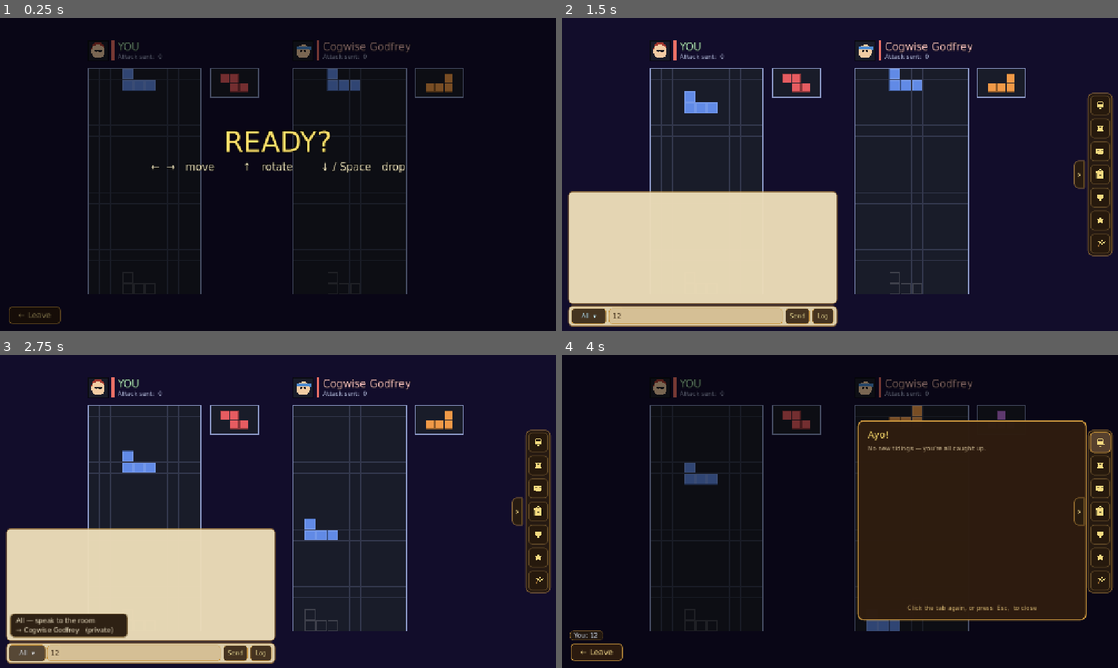
Above: before the commit, frames 1-4 (two rows, left to right).
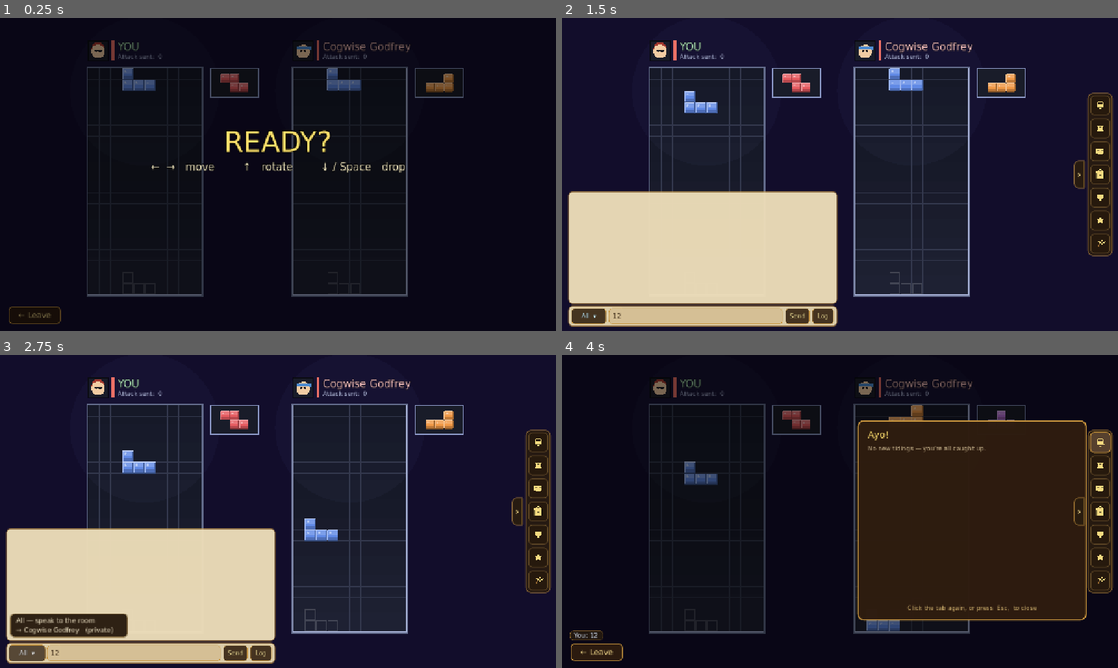
Above: after the commit, the same moments.

Repository: TairoyZone/shivaliva-shanty
Game: Godot game, scene res://puzzles/skirmish/skirmish_duel.tscn
Two runs of this game, one before a commit and one after it. Both use one fixed random seed, a clock stepped at 60 frames per second and the inputs below. This scene is started directly instead of the project's main scene.
Inputs (mouse positions are in pixels of both pictures, inside the frame that each line leads up to):
- Up to frame 1 (0.25 s): no input
- Up to frame 2 (1.5 s): tap Enter (ui_accept) at 0.5, 0.77, 1.07 s; move the mouse to (962, 158) at 0.52 s; hold D (move_right) 0.53-1.25 s; hold E (interact) 0.53-1.25 s; click (962, 158) at 0.67 s; click (695, 315) at 1.27 s; type "12" at 1.35 s
- Up to frame 3 (2.75 s): click "All ▾" at 2 s
- Up to frame 4 (4 s): click "Send" at 2.75 s; click "0" at 3.5 s

The runs differ from the first frame. In frame 1, 1.8% of the frame differs, in the area x 15-82%, y 15-90%; in frame 2, 1.8%; in frame 3, 1.9%; in frame 4, 1.8%.

Commit message:
polish(skirmish): glossy gem blocks + iron garbage + lit arena well + steel frame
Visual glow-up to match the mining/lumberjacking/gem-drop passes. Blocks get a beveled-gem look (top sheen / bottom shade / raised bevel / specular shine) via a shared _draw_block helper (cells AND next preview). Garbage is matte riveted iron with rivets + crack-X (inert reads apart from playable tiles; ripens warm). Field is a deep arena WELL (gradient + overhead light); frame is a steel border OUTSIDE the tiles.

Co-Authored-By: Claude Opus 4.8 (1M context) <noreply@anthropic.com>

Diff:
--- a/puzzles/skirmish/board/board.gd
+++ b/puzzles/skirmish/board/board.gd
@@ -59,6 +59,8 @@
 	Color(0.94, 0.60, 0.28),  # L orange
 ]
 const COLOR_EMPTY : Color = Color(0.10, 0.11, 0.16, 1.0)
+const COLOR_WELL_TOP : Color = Color(0.07, 0.08, 0.13, 1.0)   # deep arena pit (top)
+const COLOR_WELL_BOT : Color = Color(0.12, 0.13, 0.20, 1.0)   # lifted toward the floor
 const COLOR_GRID : Color = Color(0.20, 0.22, 0.30, 1.0)
 const COLOR_FRAME : Color = Color(0.55, 0.60, 0.78, 1.0)
 const COLOR_GHOST : Color = Color(1.0, 1.0, 1.0, 0.16)
@@ -955,9 +957,15 @@
 
 	var w : float = COLS * CELL
 	var h : float = ROWS * CELL
-	# Field background + frame.
-	draw_rect(Rect2(0, 0, w, h), COLOR_EMPTY, true)
-	# Grid lines.
+	# Field WELL — a deep arena pit: a subtle vertical gradient + a soft overhead
+	# light pooled at the top, so the glossy blocks pop against it (Skirmish glow-up).
+	var bands : int = 12
+	for i in bands:
+		var bt : float = float(i) / float(bands - 1)
+		draw_rect(Rect2(0, h * float(i) / float(bands), w, h / float(bands) + 1.0),
+			COLOR_WELL_TOP.lerp(COLOR_WELL_BOT, bt))
+	draw_circle(Vector2(w * 0.5, h * 0.10), w * 0.66, Color(0.42, 0.48, 0.70, 0.05))
+	# Grid lines (faint).
 	for c in range(1, COLS):
 		draw_line(Vector2(c * CELL, 0), Vector2(c * CELL, h), COLOR_GRID, 1.0)
 	for r in range(1, ROWS):
@@ -1031,8 +1039,10 @@
 			var gvr : int = (gdy + int(off.y)) - SPAWN_ROWS
 			if gc >= 0 and gc < COLS and gvr >= 0 and gvr < ROWS:
 				_draw_blockage(gc, gvr, gdecay)
-	# Outer frame.
-	draw_rect(Rect2(0, 0, w, h), COLOR_FRAME, false, 2.0)
+	# Steel arena frame — drawn OUTSIDE the tiles (lit lip + darker body) so it
+	# borders the well without painting over the edge blocks.
+	draw_rect(Rect2(0, 0, w, h).grow(0.75), COLOR_FRAME.lightened(0.20), false, 1.5)
+	draw_rect(Rect2(0, 0, w, h).grow(3.0), COLOR_FRAME.darkened(0.30), false, 3.0)
 	# Target ring (a team-fight scene marks the player's current foe).
 	if _highlight.a > 0.0:
 		draw_rect(Rect2(-4, -4, w + 8, h + 8), _highlight, false, 4.0)
@@ -1074,17 +1084,32 @@
 	for cell in cells:
 		var x : float = ox + int(cell[0]) * s
 		var y : float = oy + int(cell[1]) * s
-		draw_rect(Rect2(x + 1, y + 1, s - 2, s - 2), COLORS[_next], true)
-		draw_rect(Rect2(x + 1, y + 1, s - 2, s - 2), COLORS[_next].darkened(0.4), false, 1.0)
+		_draw_block(Rect2(x + 1, y + 1, s - 2, s - 2), COLORS[_next])
 
 
 func _draw_cell(col: int, vis_row: int, color: Color) -> void:
 
-	_draw_cell_rect(col, vis_row, color, false)
-	# Bevel highlight + dark edge for a chunky block look.
-	var x : float = col * CELL
-	var y : float = vis_row * CELL
-	draw_rect(Rect2(x + 2, y + 2, CELL - 4, CELL - 4), color.lightened(0.12), false, 2.0)
+	_draw_block(Rect2(col * CELL + 1.0, vis_row * CELL + 1.0, CELL - 2.0, CELL - 2.0), color)
+
+
+# A glossy beveled GEM block (the Tetris-Battle look): face + top sheen / bottom
+# shade, a raised bevel (bright top-left, dark bottom-right), and a small specular
+# shine — so each cell reads as a lit, chunky gem instead of a flat square.
+func _draw_block(r: Rect2, color: Color) -> void:
+
+	draw_rect(r, color)
+	draw_rect(Rect2(r.position, Vector2(r.size.x, r.size.y * 0.44)), color.lightened(0.17))
+	draw_rect(Rect2(Vector2(r.position.x, r.end.y - r.size.y * 0.30),
+		Vector2(r.size.x, r.size.y * 0.30)), color.darkened(0.20))
+	var tl : Vector2 = r.position
+	var tr : Vector2 = Vector2(r.end.x, r.position.y)
+	var bl : Vector2 = Vector2(r.position.x, r.end.y)
+	var br : Vector2 = r.end
+	draw_line(tl, tr, color.lightened(0.55), 2.0)
+	draw_line(tl, bl, color.lightened(0.36), 2.0)
+	draw_line(bl, br, color.darkened(0.45), 2.0)
+	draw_line(tr, br, color.darkened(0.32), 2.0)
+	draw_circle(r.position + Vector2(r.size.x * 0.27, r.size.y * 0.25), r.size.x * 0.10, Color(1, 1, 1, 0.42))
 
 
 # Is (col, abs_row) the SETTLED spot of a tile currently mid-reveal-fall? Those cells are
@@ -1124,9 +1149,26 @@
 	var base : Color = COLOR_BRUISE_DK if bruise else COLOR_GARBAGE_BLOCK
 	var ripe : Color = COLOR_BRUISE if bruise else COLOR_GARBAGE
 	var t : float = 1.0 - clampf(float(age) / float(DECAY_MOVES), 0.0, 1.0)
-	_draw_cell(col, vis_row, base.lerp(ripe, t * 0.6))
+	var face : Color = base.lerp(ripe, t * 0.6)
 	var x : float = col * CELL
 	var y : float = vis_row * CELL
+	var r : Rect2 = Rect2(x + 1.0, y + 1.0, CELL - 2.0, CELL - 2.0)
+	# MATTE riveted iron (deliberately NOT glossy like a playable block — it's inert).
+	draw_rect(r, face)
+	draw_rect(Rect2(r.position, Vector2(r.size.x, r.size.y * 0.30)), face.lightened(0.07))
+	var tl : Vector2 = r.position
+	var tr : Vector2 = Vector2(r.end.x, r.position.y)
+	var bl : Vector2 = Vector2(r.position.x, r.end.y)
+	var br : Vector2 = r.end
+	draw_line(tl, tr, face.lightened(0.18), 2.0)
+	draw_line(tl, bl, face.lightened(0.12), 2.0)
+	draw_line(bl, br, face.darkened(0.38), 2.0)
+	draw_line(tr, br, face.darkened(0.30), 2.0)
+	# Four corner rivets.
+	for cpt in [tl + Vector2(3, 3), tr + Vector2(-3, 3), bl + Vector2(3, -3), br + Vector2(-3, -3)]:
+		draw_circle(cpt, 1.7, Color(0, 0, 0, 0.45))
+		draw_circle(cpt - Vector2(0.5, 0.5), 0.7, Color(1, 1, 1, 0.18))
+	# Crack X — reads "can't clear yet".
 	var m : float = 7.0
 	var xc : Color = Color(0, 0, 0, 0.5)
 	draw_line(Vector2(x + m, y + m), Vector2(x + CELL - m, y + CELL - m), xc, 2.0)
--- /dev/null
+++ b/tools/shot_skirmish.gd
@@ -0,0 +1,70 @@
+## DEV-ONLY: populate a frozen SkirmishBoard with a varied stack + garbage + a
+## bruise so the glossy-block / iron-garbage / arena-well glow-up can be verified.
+## Not shipped. Caller backs up the save.
+extends Node2D
+
+const OUT : String = "user://shots"
+
+
+func _ready() -> void:
+
+	DirAccess.make_dir_recursive_absolute(OUT)
+	call_deferred("_go")
+
+
+func _go() -> void:
+
+	_hide_autoload_ui()
+	var bg : ColorRect = ColorRect.new()
+	bg.color = Color(0.05, 0.05, 0.08, 1.0)
+	bg.size = Vector2(1280, 720)
+	bg.z_index = -50
+	add_child(bg)
+
+	var board : SkirmishBoard = SkirmishBoard.new()
+	add_child(board)
+	board.position = Vector2(500, 96)
+	await get_tree().process_frame   # _ready ran: grid + garbage_age init + first spawn
+	board.set_process(false)
+	board.set_physics_process(false)
+	board.set_process_unhandled_input(false)
+
+	var cols : int = SkirmishBoard.COLS
+	# A believable varied stack in the bottom rows (gaps carved for realism).
+	for r in range(12, 20):
+		for c in range(cols):
+			var keep : bool = ((c * 7 + r * 3) % 5) != 0
+			if r >= 17:
+				keep = ((c * 5 + r) % 7) != 0
+			if keep:
+				board._grid[r][c] = (c + r) % 7
+	board._grid[12][3] = -1
+	board._grid[12][4] = -1
+	board._grid[13][6] = -1
+	# Garbage blockages (ripening) + a sticky bruise (purple).
+	board._grid[11][8] = SkirmishBoard.GARBAGE_CELL
+	board._garbage_age[11][8] = 1
+	board._grid[12][8] = SkirmishBoard.GARBAGE_CELL
+	board._garbage_age[12][8] = 2
+	board._grid[11][1] = SkirmishBoard.GARBAGE_CELL
+	board._garbage_age[11][1] = SkirmishBoard.DECAY_MOVES + 2
+	board._show_preview = true
+	board.queue_redraw()
+
+	await get_tree().create_timer(0.5).timeout
+	var img : Image = get_viewport().get_texture().get_image()
+	img.save_png("%s/skirmish_look.png" % OUT)
+	get_tree().quit()
+
+
+func _hide_autoload_ui() -> void:
+	for n in ["HUD", "Overlay", "EventFeed", "ChatBox", "UserPanel"]:
+		var node : Node = get_node_or_null("/root/" + n)
+		if node:
+			_hide_subtree(node)
+
+func _hide_subtree(node: Node) -> void:
+	if node is CanvasItem or node is CanvasLayer:
+		node.visible = false
+	for c in node.get_children():
+		_hide_subtree(c)
--- /dev/null
+++ b/tools/shot_skirmish.tscn
@@ -0,0 +1,6 @@
+[gd_scene load_steps=2 format=3]
+
+[ext_resource type="Script" path="res://tools/shot_skirmish.gd" id="1"]
+
+[node name="ShotSkirmish" type="Node2D"]
+script = ExtResource("1")
